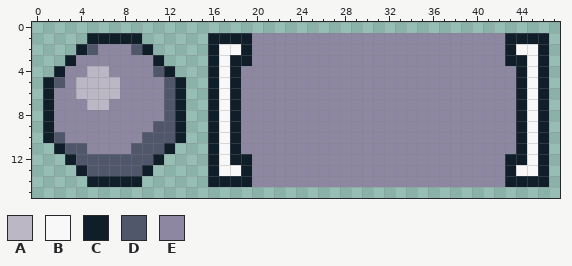
File history of a pixel-art file, Prefabs/HUD/HUD_Ammo_bkg.aseprite. The first picture shows the starting point.
48x16 pixels, 1 frame.
Palette (. is transparent): A #bcb7c5  B #f8f8f8  C #101e29  D #50576b  E #8d87a2
Pixels before, first column x 1:
 1 ....CCCCC......CCCCEEEEEEEEEEEEEEEEEEEEEEECCCC
 2 ...CDEEEDC.....CBBCEEEEEEEEEEEEEEEEEEEEEEECBBC
 3 ..CEEEEEEEC....CBCCEEEEEEEEEEEEEEEEEEEEEEECCBC
 4 .CEEAAEEEEDC...CBCEEEEEEEEEEEEEEEEEEEEEEEEECBC
 5 CDEAAAAEEEEDC..CBCEEEEEEEEEEEEEEEEEEEEEEEEECBC
 6 CEEAAAAEEEEDC..CBCEEEEEEEEEEEEEEEEEEEEEEEEECBC
 7 CEEEAAEEEEEDC..CBCEEEEEEEEEEEEEEEEEEEEEEEEECBC
 8 CEEEEEEEEEEDC..CBCEEEEEEEEEEEEEEEEEEEEEEEEECBC
 9 CEEEEEEEEEDDC..CBCEEEEEEEEEEEEEEEEEEEEEEEEECBC
10 CDEEEEEEEDDDC..CBCEEEEEEEEEEEEEEEEEEEEEEEEECBC
11 .CDDEEEEDDDC...CBCEEEEEEEEEEEEEEEEEEEEEEEEECBC
12 ..CDDDDDDDC....CBCCEEEEEEEEEEEEEEEEEEEEEEECCBC
13 ...CDDDDDC.....CBBCEEEEEEEEEEEEEEEEEEEEEEECBBC
14 ....CCCCC......CCCCEEEEEEEEEEEEEEEEEEEEEEECCCC
Now the later version:
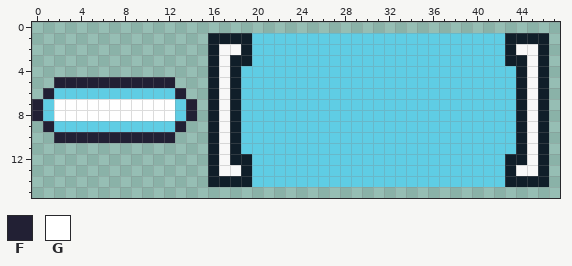
Colours new in this view: F #222034  G #ffffff
What changed:
colour E: #8d87a2 -> #5fcde4
Changed rows in their new state; - is a pixel that keeps its letter.
first column x 0:
 1 -----.....-----
 2 ----.......----
 3 ---.........---
 4 --...........--
 5 -.FFFFFFFFFFF.-
 6 -F--EEEE----EF-
 7 FEGGGGGGGGGGGEF
 8 FEGGGGGGGGGGGEF
 9 -F---------EEF-
10 -.FFFFFFFFFFF.-
11 --...........--
12 ---.........---
13 ----.......----
14 -----.....-----
Changed places in both pictures, as pixel boxes (x1, y1, x2, y2):
changed: (32, 33, 197, 187)
changed: (241, 33, 516, 187)
